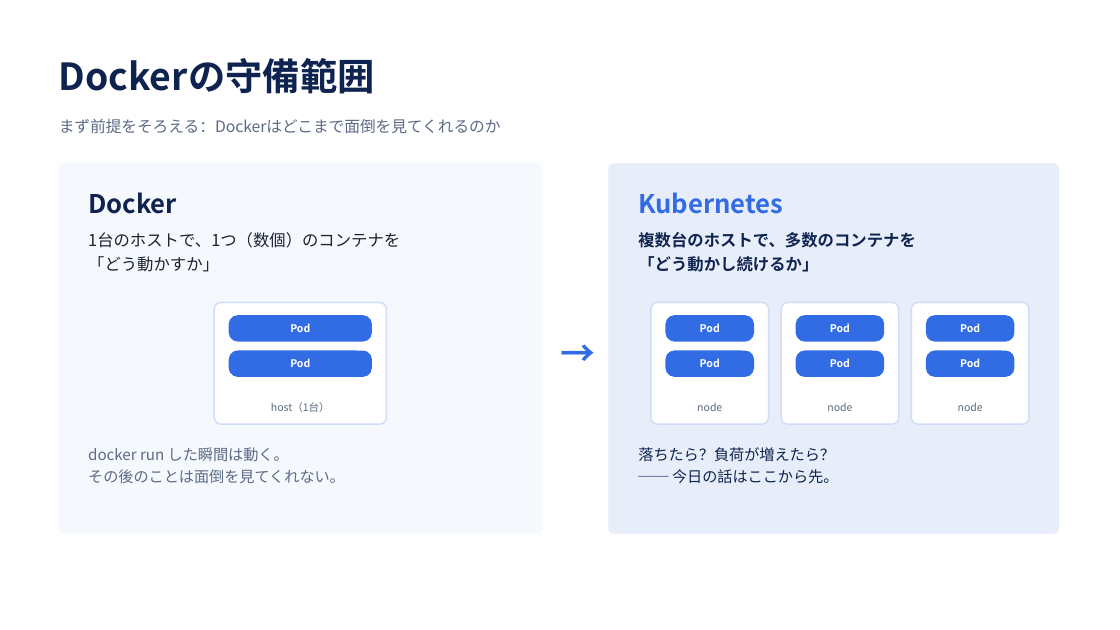
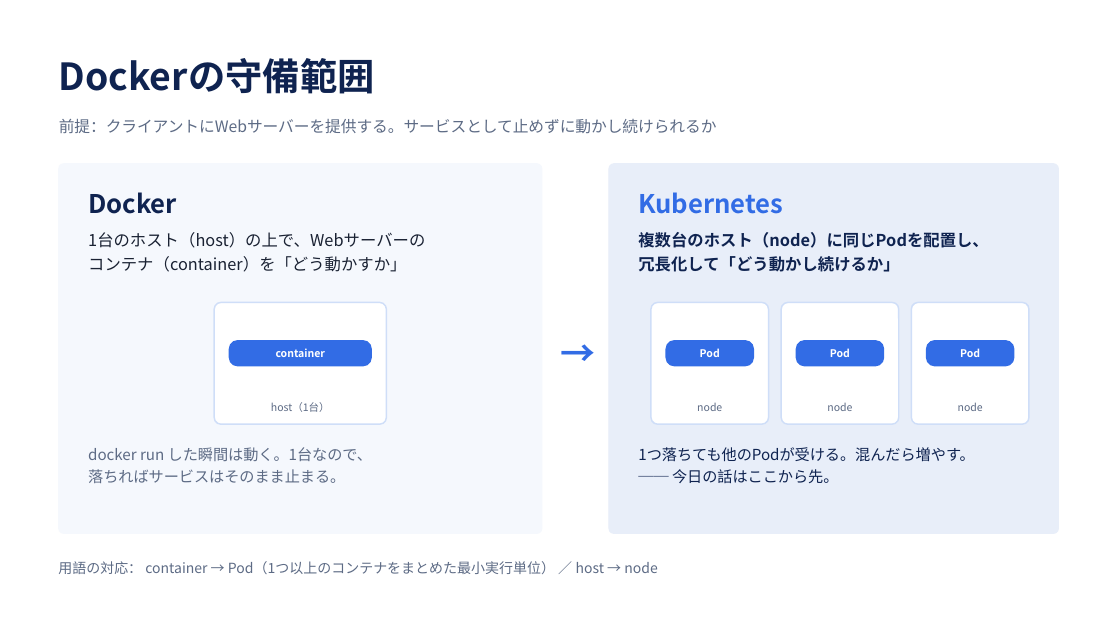
Before and after one commit to wurly200a/k8s-demo, a slide deck: slide 3 of 00Intro/slides/kubernetes-intro.pptx. Drawn at 1120x630 pixels with LibreOffice and Linux fonts; fonts in the diff are those of the drawing. Boxes give left, top, right and bottom in pixels: in the first picture for what was removed or moved away, otherwise in the second. Text is boxed around its words. In the diff, an @@ line names an element or a change of style, - is before the commit and + after.

```diff
--- a/00Intro/slides/kubernetes-intro.pptx
+++ b/00Intro/slides/kubernetes-intro.pptx
@@ text at <box>59,119,717,133</box>: text changed @@
-まず前提をそろえる：Dockerはどこまで面倒を見てくれるのか
+前提：クライアントにWebサーバーを提供する。サービスとして止めずに動かし続けられるか
@@ text at <box>88,232,425,272</box>: text changed @@
-1台のホストで、1つ（数個）のコンテナを
-「どう動かすか」
+1台のホスト（host）の上で、Webサーバーの
+コンテナ（container）を「どう動かすか」
@@ text at <box>638,232,988,272</box>: text changed @@
-複数台のホストで、多数のコンテナを
-「どう動かし続けるか」
+複数台のホスト（node）に同じPodを配置し、
+冗長化して「どう動かし続けるか」
@@ rounded rectangle removed at <box>229,351,371,376</box> @@
@@ text at <box>276,348,326,357</box>: text changed @@
-Pod
+container
@@ text removed at <box>290,358,310,367</box> @@
-Pod
@@ rounded rectangle removed at <box>666,351,754,376</box> @@
@@ text removed at <box>700,358,720,367</box> @@
-Pod
@@ rounded rectangle removed at <box>797,351,884,376</box> @@
@@ text removed at <box>830,358,850,367</box> @@
-Pod
@@ 4 rounded rectangles, 3 texts: place and size @@
-4 rounded rectangles, 3 texts at <box>229,316,1014,341</box>
+4 rounded rectangles, 3 texts at <box>229,341,1014,366</box>
@@ rounded rectangle removed at <box>927,351,1014,376</box> @@
@@ text removed at <box>960,358,980,367</box> @@
-Pod
@@ text at <box>88,447,372,483</box>: text changed @@
-docker run した瞬間は動く。
-その後のことは面倒を見てくれない。
+docker run した瞬間は動く。1台なので、
+落ちればサービスはそのまま止まる。
@@ text at <box>638,447,974,462</box>: text changed @@
-落ちたら？負荷が増えたら？
+1つ落ちても他のPodが受ける。混んだら増やす。
@@ text added at <box>58,561,657,574</box>, 12 pt, text #5D6B85 @@
+用語の対応： container → Pod（1つ以上のコンテナをまとめた最小実行単位） ／ host → node
```
Also in this commit, not shown: 2 other slides changed.
